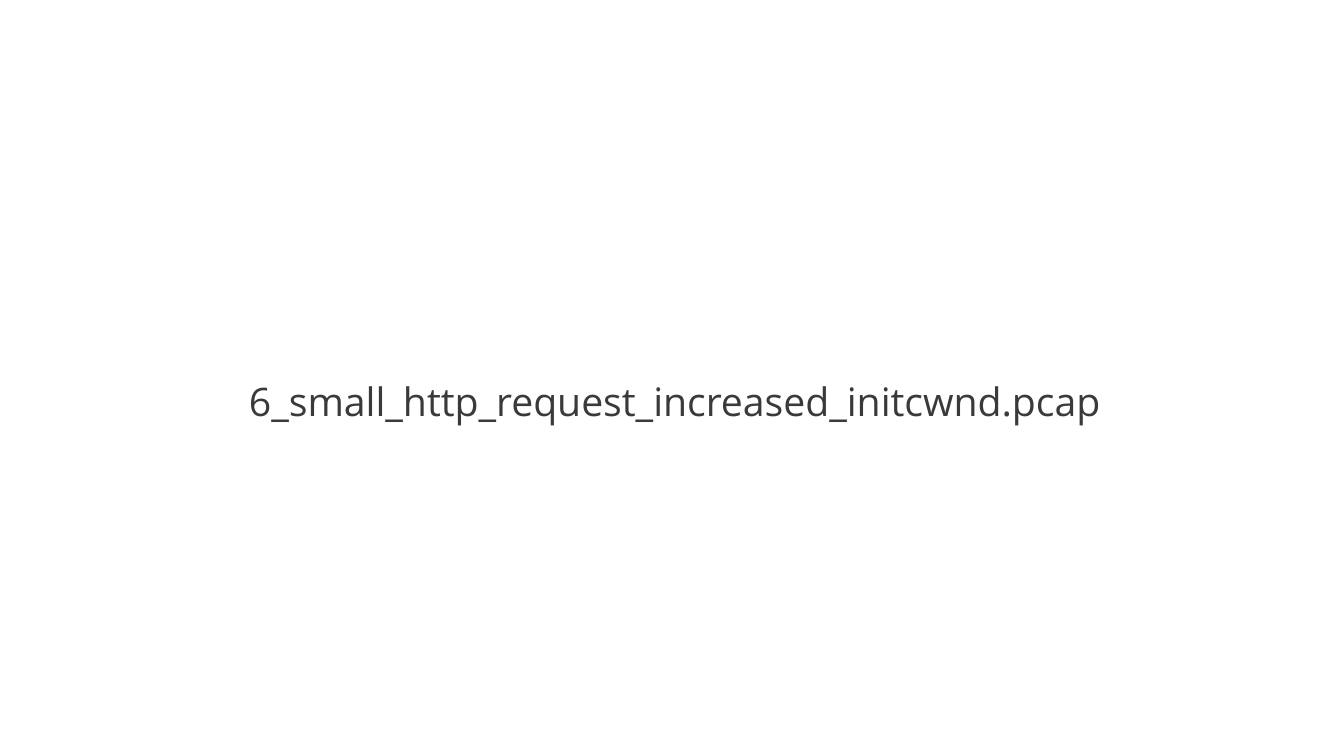
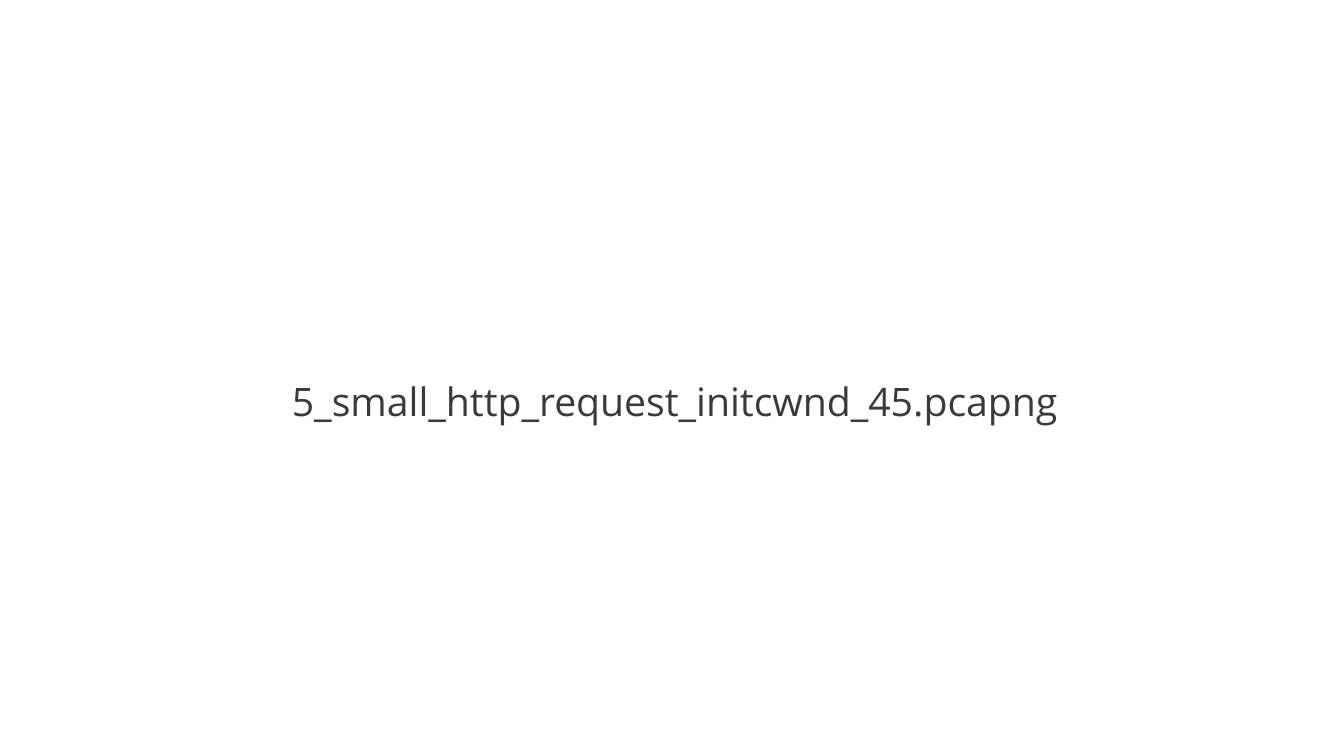
Before and after one commit to je-clark/sf24_eu_server_optimization, a slide deck: slide 27 of PacketGuidedOptimization_Sharkfest2024_EU_JClark.pptx (slide 28 before the commit). Drawn at 1344x756 pixels with LibreOffice and Linux fonts; fonts in the diff are those of the drawing; background and template pictures are left out. Boxes give left, top, right and bottom in pixels: in the first picture for what was removed or moved away, otherwise in the second. Text is boxed around its words. In the diff, an @@ line names an element or a change of style, - is before the commit and + after.

Commit message:
updated bbr explanation, removed tcp reno, and swapped in better initcwnd capture

```diff
--- a/PacketGuidedOptimization_Sharkfest2024_EU_JClark.pptx
+++ b/PacketGuidedOptimization_Sharkfest2024_EU_JClark.pptx
@@ text at [292,386,1057,426]: text changed @@
-6_small_http_request_increased_initcwnd.pcap
+5_small_http_request_initcwnd_45.pcapng
```
Also in this commit, not shown: 4 other slides changed, 1 slide added, 2 slides removed, 10 other files.
